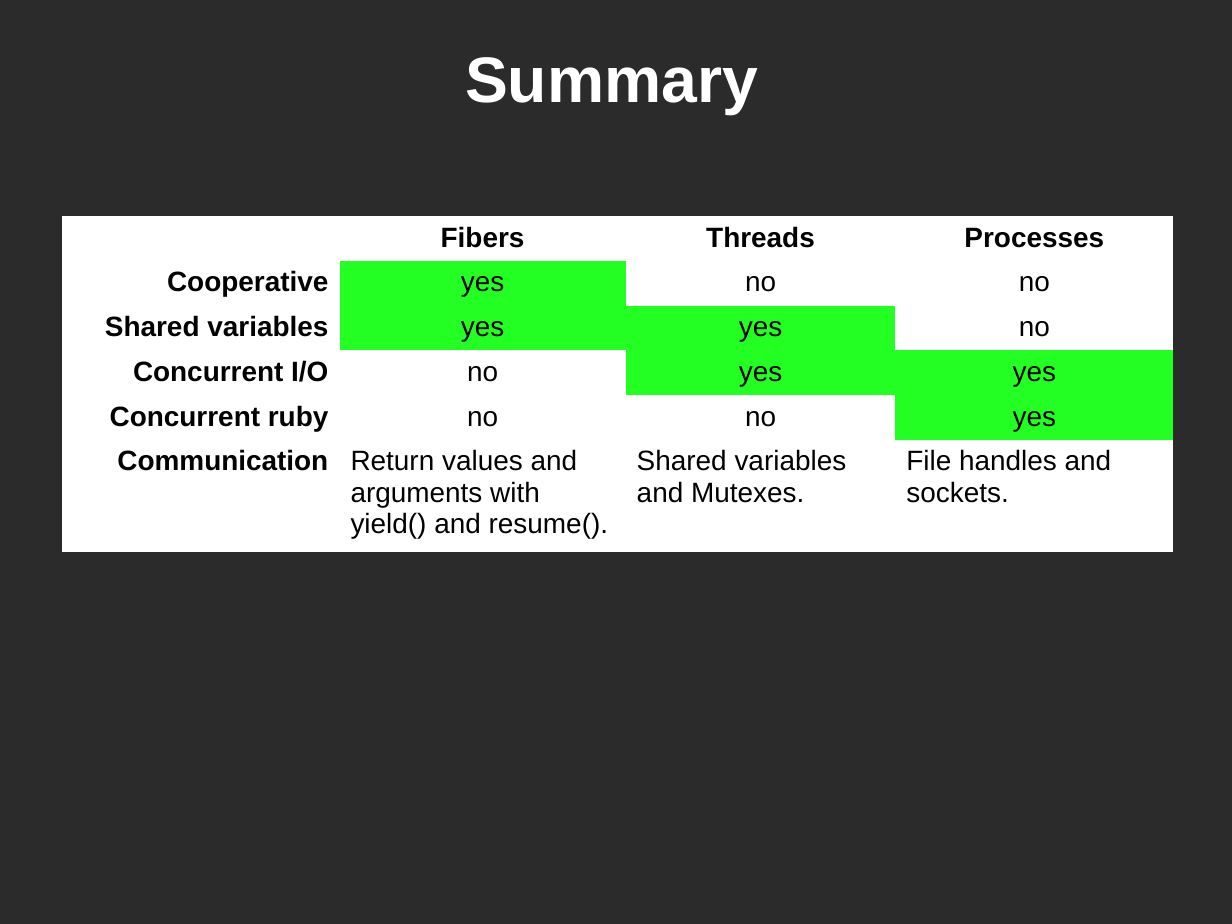
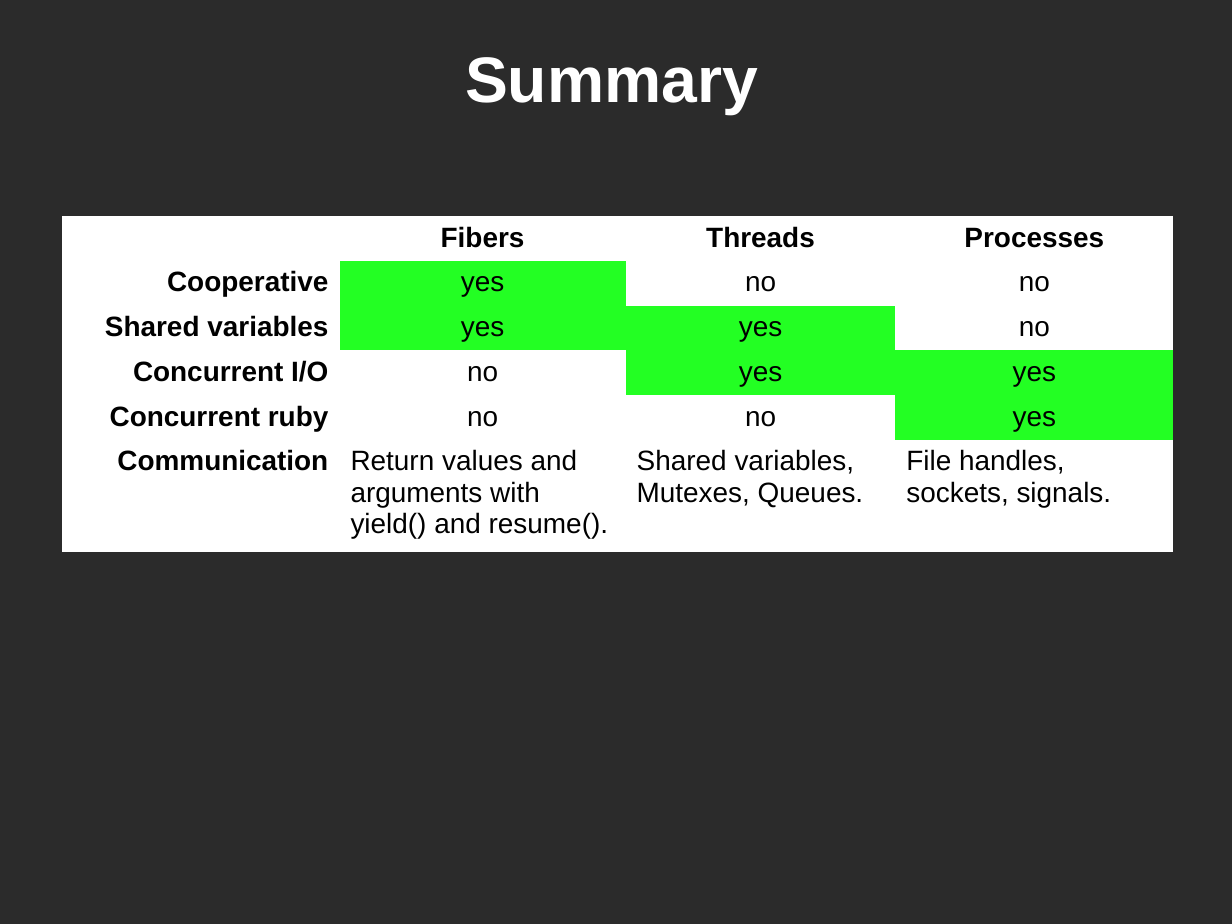
Before and after one commit to pdg137/concurrency-pres, a slide deck: slide 9 of concurrency.odp (slide 4 before the commit). Drawn at 1232x924 pixels with LibreOffice and Linux fonts; fonts in the diff are those of the drawing; background and template pictures are left out; a plain dark background stands for a picture behind light text. Boxes give left, top, right and bottom in pixels: in the first picture for what was removed or moved away, otherwise in the second. Text is boxed around its words. In the diff, an @@ line names an element or a change of style, - is before the commit and + after.

```diff
--- a/concurrency.odp
+++ b/concurrency.odp
@@ table at box(61, 216, 1174, 542) @@
-row 6, column 3: Shared variables and Mutexes.
+row 6, column 3: Shared variables, Mutexes, Queues.
-row 6, column 4: File handles and sockets.
+row 6, column 4: File handles, sockets, signals.
```
Also in this commit, not shown: 2 other slides changed, 5 slides added, 3 other files.
